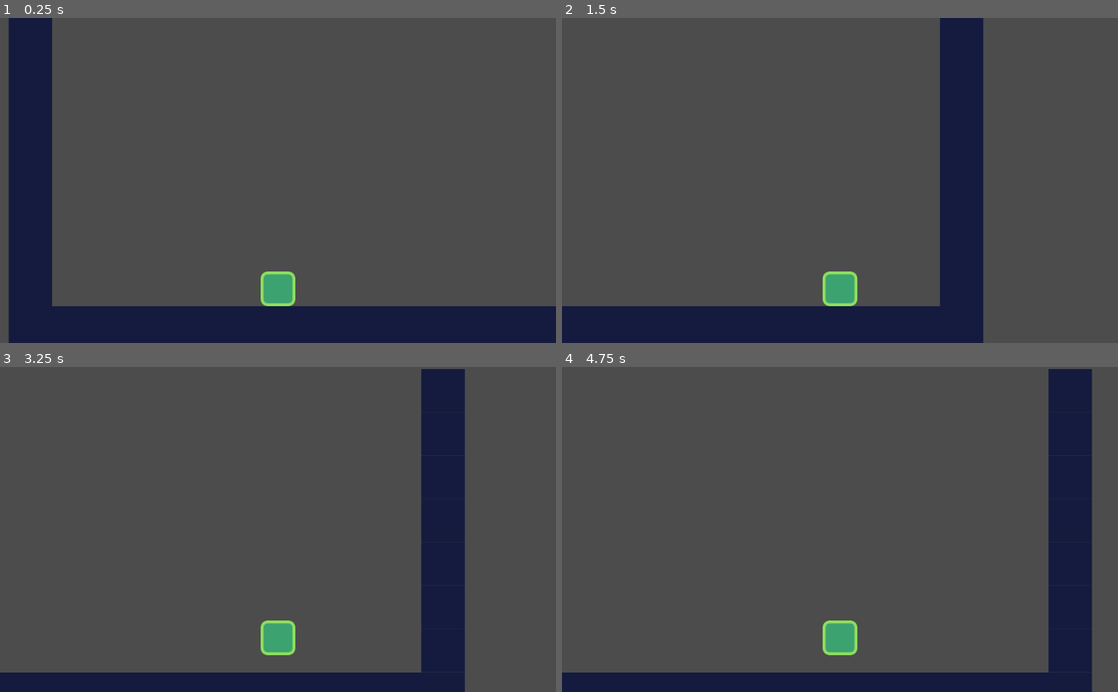
Above: before the commit, frames 1-4 (two rows, left to right).
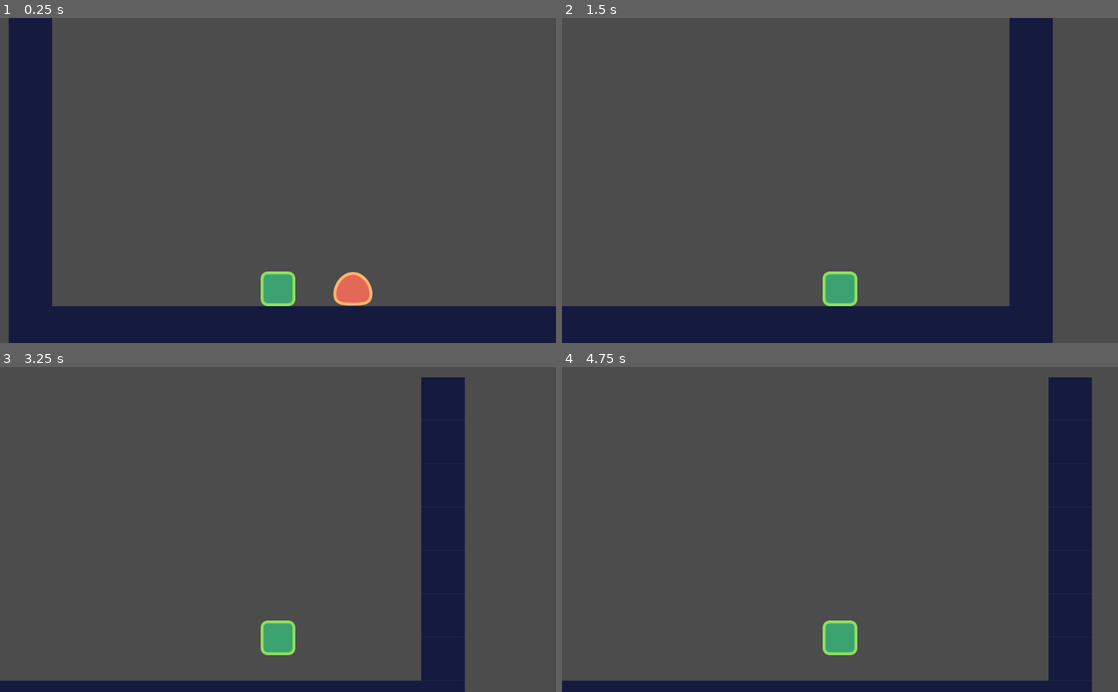
Above: after the commit, the same moments.

Repository: Azzamubaidillah/Platformer-game
Game: Godot game, scene res://src/levels/LevelTemplate.tscn
Two runs of this game, one before a commit and one after it. Both use one fixed random seed, a clock stepped at 60 frames per second and the inputs below. The project has no main scene, so this scene is started directly.
Inputs:
- Up to frame 1 (0.25 s): no input
- Up to frame 2 (1.5 s): hold D (move_right) from 0.53 s (still down); tap W (jump) at 0.77 s
- Up to frame 3 (3.25 s): tap W (jump) at 1.52, 3.02 s; release D (move_right) at 2.03 s; hold A (move_left) 2.03-2.78 s; hold D (move_right) from 2.78 s (still down)
- Up to frame 4 (4.75 s): tap W (jump) at 3.77, 4.52 s; release D (move_right) at 4.28 s; hold A (move_left) from 4.28 s (still down)

The runs differ from the first frame. In frame 1, 0.6% of the frame differs, in the area x 59-67%, y 78-89%; in frame 2, 15%, in the area x 68-89%, y 0-100%; in frame 3, 2.1%; in frame 4, 2.4%.

Commit message:
checkout

Diff:
--- a/platformer/src/actors/enemy.tscn
+++ b/platformer/src/actors/enemy.tscn
@@ -33,7 +33,8 @@
 physics_process_parent = true
 
 [node name="StompDetector" type="Area2D" parent="."]
-collision_mask = 2147483648
+collision_layer = 2
+collision_mask = 2147483649
 
 [node name="CollisionShape2D" type="CollisionShape2D" parent="StompDetector"]
 self_modulate = Color( 0.0196078, 0.168627, 0.976471, 1 )
--- a/platformer/src/actors/player.gd
+++ b/platformer/src/actors/player.gd
@@ -1,4 +1,9 @@
 extends actor
+
+export var stomp_impulse: = 1000.0
+
+func _on_EnemyDetector_area_entered(area:Area2D) -> void:
+	_velocity = calculate_stomp_velocity(_velocity, stomp_impulse)
 
 func _physics_process(delta: float) -> void:
 	var is_jump_interrupted: = Input.is_action_just_released("jump") and _velocity.y < 0.0
@@ -26,3 +31,8 @@
 	if is_jump_interrupted:
 		out.y = 0.0
 	return out
+
+func calculate_stomp_velocity(linear_velocity: Vector2, impulse: float) -> Vector2:
+		var out = linear_velocity
+		out.y = -impulse
+		return out
--- a/platformer/src/actors/player.tscn
+++ b/platformer/src/actors/player.tscn
@@ -6,7 +6,10 @@
 [sub_resource type="RectangleShape2D" id=1]
 extents = Vector2( 24, 24 )
 
-[node name="KinematicBody2D" type="KinematicBody2D"]
+[sub_resource type="RectangleShape2D" id=2]
+extents = Vector2( 29, 30 )
+
+[node name="player" type="KinematicBody2D"]
 position = Vector2( 176, 224 )
 collision_mask = 8
 script = ExtResource( 3 )
@@ -24,3 +27,13 @@
 [node name="Camera2D" type="Camera2D" parent="."]
 position = Vector2( -16, -264 )
 current = true
+
+[node name="EnemyDetector" type="Area2D" parent="."]
+monitorable = false
+collision_layer = 0
+collision_mask = 2
+
+[node name="CollisionShape2D" type="CollisionShape2D" parent="EnemyDetector"]
+modulate = Color( 1, 0, 0, 1 )
+position = Vector2( -16, -62 )
+shape = SubResource( 2 )
--- a/platformer/src/levels/LevelTemplate.tscn
+++ b/platformer/src/levels/LevelTemplate.tscn
@@ -50,9 +50,11 @@
 format = 1
 tile_data = PoolIntArray( 0, 0, 0, 18, 0, 0, 65536, 0, 0, 65554, 0, 0, 131072, 0, 0, 131090, 0, 0, 196608, 0, 0, 196626 …(358 unchanged characters)…
 
-[node name="KinematicBody2D" parent="TileMap" instance=ExtResource( 2 )]
+[node name="player" parent="TileMap" instance=ExtResource( 2 )]
 position = Vector2( 512, 590 )
 script = ExtResource( 3 )
+speed = Vector2( 800, 1400 )
+gravity = 4000.0
 
 [node name="enemy" parent="TileMap" instance=ExtResource( 4 )]
-position = Vector2( 712, 504 )
+position = Vector2( 720, 592 )
Not shown: 1 places in platformer/src/actors/player.tscn that only renumber resources
